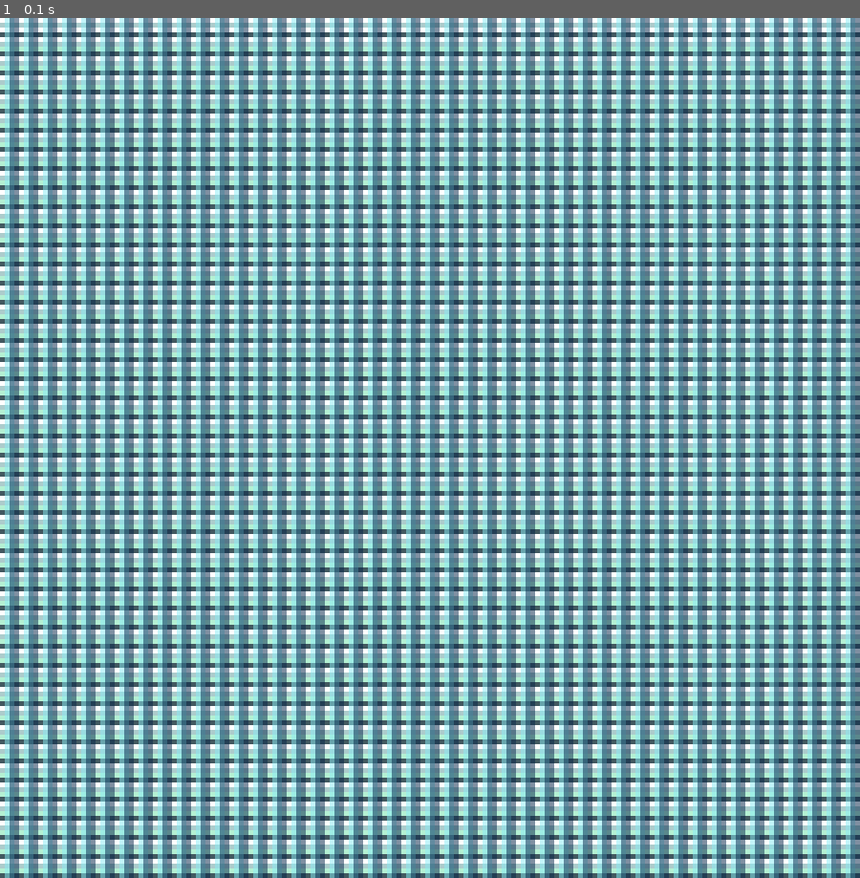
Above: before the commit, frame 1.
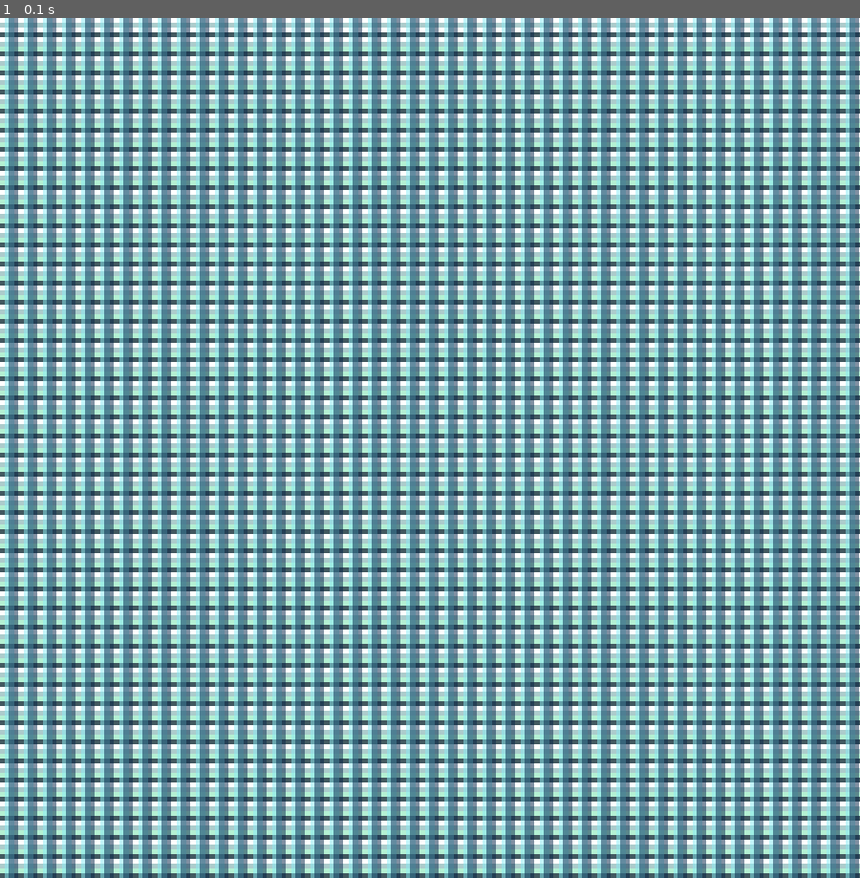
Above: after the commit, the same moment.

Repository: DingDongBingBong1/Stunning-Wok-cooker
Game: pygame game, started from import pygame.py
Two runs of this game, one before a commit and one after it. Both use one fixed random seed, a clock stepped at 60 frames per second and the inputs below.
Inputs:
- Up to frame 1 (0.1 s): no input

The runs differ from the first frame. In frame 1, 10% of the frame differs, in the area x 1-100%, y 0-100%.

Commit message:
Update import pygame.py

Diff:
--- a/import pygame.py
+++ b/import pygame.py
@@ -27,7 +27,7 @@
     screen.blit(BSurface,(0,(i*20)+30))
 for x in range(Width):
     screen.blit(DSurface,((x*20)+5,0))
-    screen.blit(ESurface,((x*20)+10,0))
+    screen.blit(ESurface,((x*20)+9,0))
 while running:
     for event in pygame.event.get():
         if event.type == pygame.QUIT:
